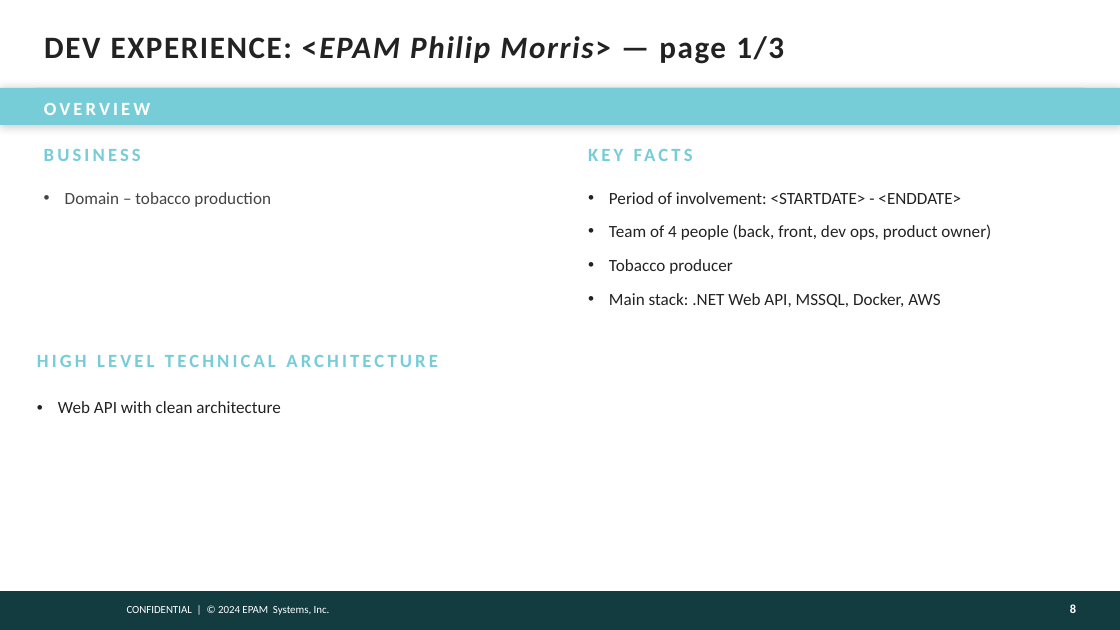
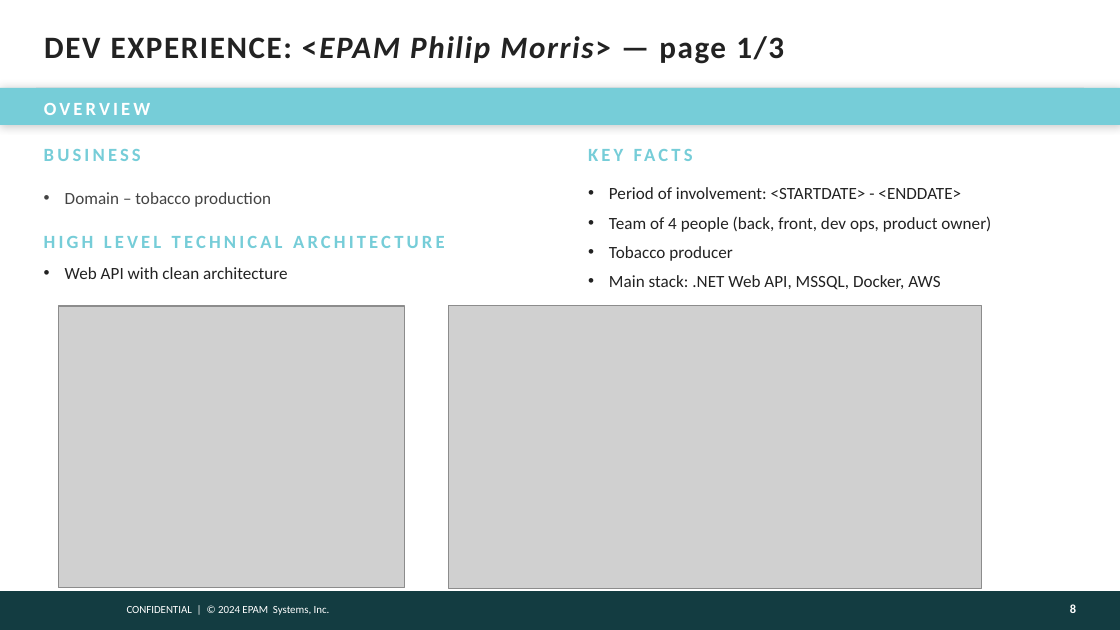
Before and after one commit to victoravt/Papers, a slide deck: slide 8 of Assessment Epam A2-A3/presentation-template.pptx. Drawn at 1120x630 pixels with LibreOffice and Linux fonts; fonts in the diff are those of the drawing; grey boxes stand for pictures; background and template pictures are left out. Boxes give left, top, right and bottom in pixels: in the first picture for what was removed or moved away, otherwise in the second. Text is boxed around its words. In the diff, an @@ line names an element or a change of style, - is before the commit and + after.

Commit message:
todo: Continue from design part of the presentation. Added upwork-code-examples

```diff
--- a/Assessment Epam A2-A3/presentation-template.pptx
+++ b/Assessment Epam A2-A3/presentation-template.pptx
@@ text "Period of involvement: <STARTDATE> - ..." at (609, 187, 991, 290): line spacing 16pt to 1 @@
@@ text "HIGH LEVEL TECHNICAL ARCHITECTURE": place and size @@
-text "HIGH LEVEL TECHNICAL ARCHITECTURE" at (37, 355, 438, 367)
+text "HIGH LEVEL TECHNICAL ARCHITECTURE" at (44, 236, 445, 248)
@@ text "Web API with clean architecture": place and size @@
-text "Web API with clean architecture" at (58, 401, 280, 413)
+text "Web API with clean architecture" at (65, 267, 287, 279)
@@ picture added at (58, 306, 404, 588) @@
@@ picture added at (448, 305, 981, 588) @@
```
Also in this commit, not shown: 11 other slides changed, 1 slide added, 3 slides removed, 2 other files.
